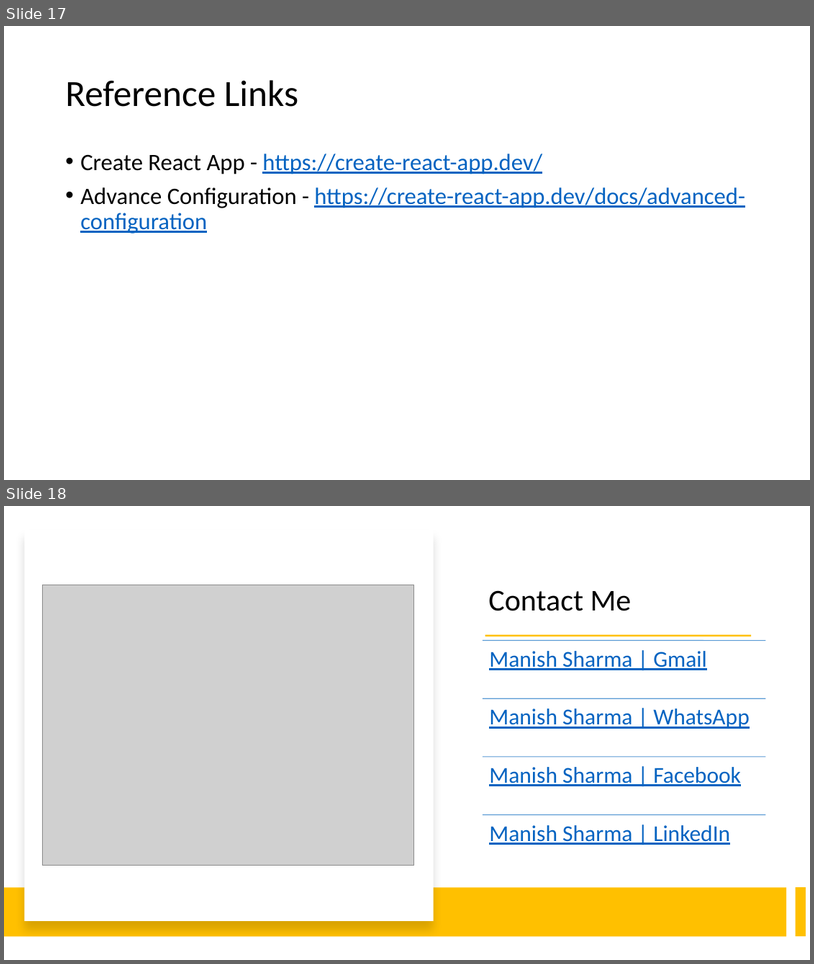
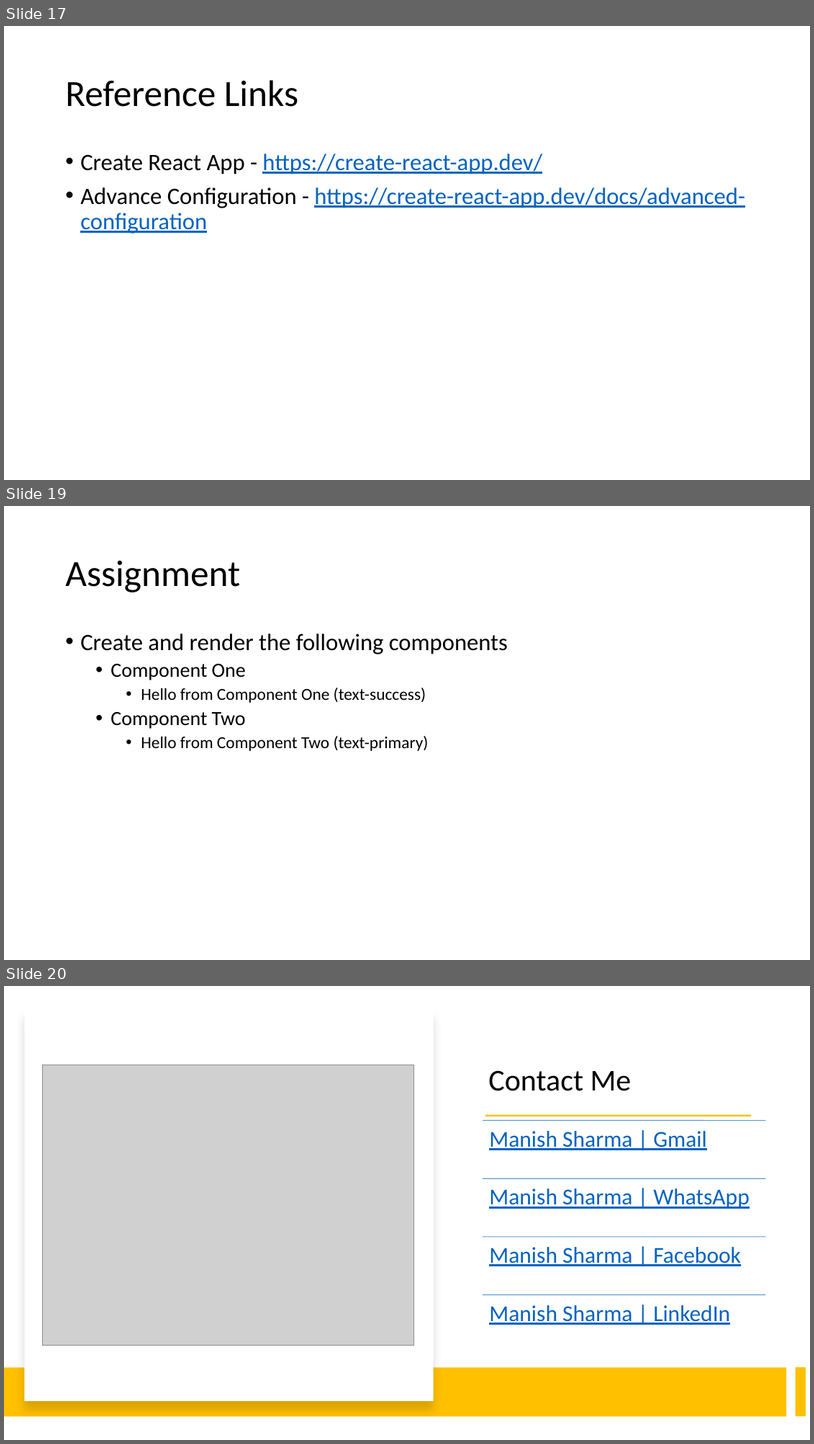
Before and after one commit to rath321/react-training-aug, a slide deck: Notes/React.pptx. Shown one above the other, each under a label of ours: slides 17 and 18 before the commit, slides 17, 19 and 20 after it; the slides between them are not shown. The pictures are 814x964 and 814x1444 pixels, drawn with LibreOffice and Linux fonts; fonts in the diff are those of the drawing; grey boxes stand for pictures. Boxes give left, top, right and bottom in pixels: in the first picture for what was removed or moved away, otherwise in the second. Text is boxed around its words. In the diff, an @@ line names an element or a change of style, - is before the commit and + after.

```diff
--- a/Notes/React.pptx
+++ b/Notes/React.pptx
@@ slide 19 added at (4, 506, 810, 960), background #FFFFFF @@
@@ title added at (65, 560, 240, 592), 44 pt, text #000000 @@
+Assignment
@@ text added at (80, 633, 508, 751), 20 pt, text #000000 @@
+• Create and render the following components
+  • Component One
+    • Hello from Component One (text-success)
+  • Component Two
+    • Hello from Component Two (text-primary)
@@ what was slide 18 is now slide 20 @@
```
Also in this commit, not shown: 1 other slide added, 5 other files.
